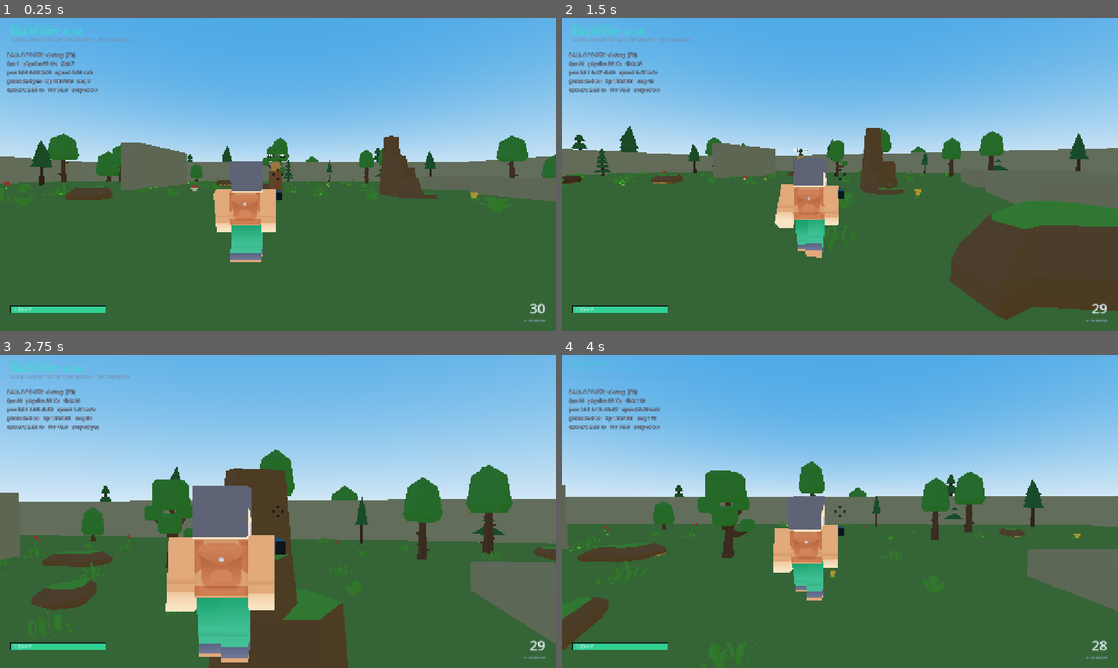
Above: before the commit, frames 1-4 (two rows, left to right).
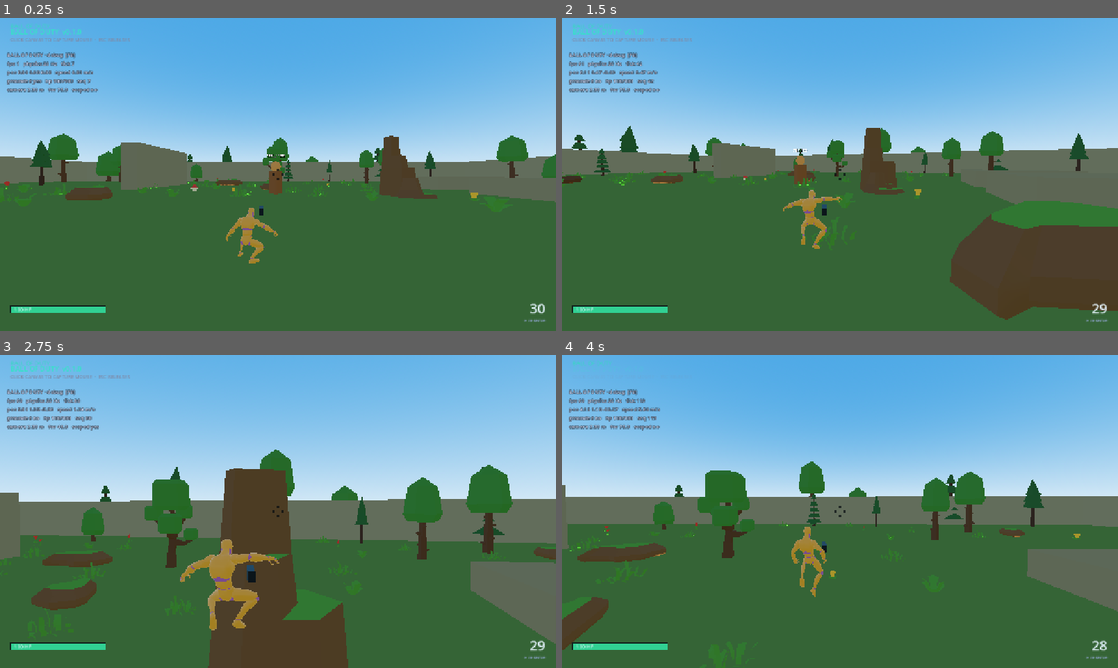
Above: after the commit, the same moments.

Repository: amirrezaalavi/ballofduty
Game: Godot game, scene res://scenes/main.tscn
Two runs of this game, one before a commit and one after it. Both use one fixed random seed, a clock stepped at 60 frames per second and the inputs below.
Inputs (mouse positions are in pixels of both pictures, inside the frame that each line leads up to):
- Up to frame 1 (0.25 s): no input
- Up to frame 2 (1.5 s): move the mouse to (962, 158) at 0.52 s; hold D (move_right) 0.53-1.28 s; hold Shift (sprint) 0.53-1.28 s; click (962, 158) at 0.67 s; tap Space (jump) at 0.77, 0.8, 1.07, 1.35 s; move the mouse to (812, 174) at 1.27 s; hold W (move_forward) from 1.28 s (still down)
- Up to frame 3 (2.75 s): keep holding W (move_forward); tap Space (jump) at 1.52, 1.82, 2.3 s; tap Shift (sprint) at 1.55 s; move the mouse to (289, 505) at 2.02 s; hold Right mouse button (aim) from 2.03 s (still down)
- Up to frame 4 (4 s): keep holding W (move_forward); move the mouse to (834, 517) at 2.77 s; release Right mouse button (aim) at 2.78 s; click (834, 517) at 2.85 s; tap Space (jump) at 3.02, 3.32, 3.77, 3.8 s; tap Shift (sprint) at 3.05 s; move the mouse to (878, 514) at 3.52 s; tap Tab (scoreboard) at 3.6 s

The runs differ from the first frame. In frame 1, 2.6% of the frame differs, in the area x 38-51%, y 45-79%; in frame 2, 2.4%; in frame 3, 7.9%, in the area x 29-52%, y 41-99%; in frame 4, 2.7%.

Commit message:
UAL mannequin avatar: pistol hold/aim, real walk/sprint/jump clips, hand-docked gun

Diff:
--- a/scenes/characters/player.tscn
+++ b/scenes/characters/player.tscn
@@ -6,7 +6,7 @@
 [ext_resource type="Script" path="res://scripts/components/input_handler.gd" id="4_input"]
 [ext_resource type="Script" path="res://scripts/player/camera_rig.gd" id="5_rig"]
 [ext_resource type="Script" path="res://scripts/components/health_component.gd" id="6_health"]
-[ext_resource type="PackedScene" path="res://assets/kenney_blocky/character-a.glb" id="7_character"]
+[ext_resource type="PackedScene" path="res://assets/quaternius_ual/animation_library.glb" id="7_character"]
 [ext_resource type="Script" path="res://scripts/player/character_visual.gd" id="8_visual"]
 [ext_resource type="Script" path="res://scripts/components/hurtbox_component.gd" id="9_hurtbox"]
 [ext_resource type="Resource" path="res://resources/weapons/rifle_stats.tres" id="10_weapon"]
@@ -31,7 +31,7 @@
 height = 0.1
 
 [sub_resource type="BoxMesh" id="Mesh_gun"]
-size = Vector3(0.07, 0.09, 0.45)
+size = Vector3(0.05, 0.07, 0.30)
 
 [sub_resource type="StandardMaterial3D" id="Mat_gun"]
 albedo_color = Color(0.09, 0.11, 0.15, 1)
@@ -71,7 +71,7 @@
 script = ExtResource("8_visual")
 
 [node name="Character" parent="Visual" instance=ExtResource("7_character")]
-transform = Transform3D(-0.408, 0, 0, 0, 0.408, 0, 0, 0, -0.408, 0, 0, 0)
+transform = Transform3D(-0.448, 0, 0, 0, 0.448, 0, 0, 0, -0.448, 0, 0, 0)
 
 [node name="BodyHurtbox" type="Area3D" parent="."]
 collision_layer = 8
@@ -106,7 +106,7 @@
 muzzle_path = NodePath("../Visual/GunMount/Muzzle")
 
 [node name="GunMount" type="Node3D" parent="Visual"]
-transform = Transform3D(1, 0, 0, 0, 1, 0, 0, 0, 1, 0.34, 0.70, -0.30)
+transform = Transform3D(1, 0, 0, 0, 1, 0, 0, 0, 1, 0.06, 0.56, -0.22)
 
 [node name="Gun" type="MeshInstance3D" parent="Visual/GunMount"]
 mesh = SubResource("Mesh_gun")
--- a/scripts/player/character_visual.gd
+++ b/scripts/player/character_visual.gd
@@ -1,38 +1,41 @@
 class_name CharacterVisual
 extends Node3D
-## Drives the blocky character's animation from replicated movement state.
+## Drives the Quaternius mannequin from replicated movement state.
 ## Purely presentational: no gameplay reads anything from here.
 ##
-## The Blocky pack has no jump/backwards clips, so those are synthesized:
-## backwards plays the walk cycle in reverse and never sprints; airborne uses
-## its own state with a procedural lean so it never reuses the ground pose 1:1.
+## The Standard library has forward locomotion only, so backwards still plays
+## the walk cycle reversed (and never sprints). Air uses the real jump clips:
+## Jump_Start on takeoff, Jump_Loop while airborne, Jump_Land on touchdown.
 
 @export var walk_threshold: float = 0.25
 @export var sprint_threshold: float = 6.4
-@export var skin_texture: Texture2D = preload("res://assets/kenney_blocky/Textures/texture-a.png")
 
 @onready var body: CharacterBody3D = get_parent() as CharacterBody3D
 @onready var animation_player: AnimationPlayer = find_child("AnimationPlayer", true, false) as AnimationPlayer
 @onready var character: Node3D = get_node_or_null("Character") as Node3D
 @onready var gun_mount: Node3D = get_node_or_null("GunMount") as Node3D
 
+const GUN_STILL := Vector3(0.06, 0.56, -0.22)
+const GUN_MOVE := Vector3(0.16, 0.52, -0.14)
+
 var _state: StringName = &""
 var _camera_rig: CameraRig
+var _was_airborne: bool = false
+var _landed_at_msec: int = 0
 
 
 func _ready() -> void:
-	_apply_skin()
 	_camera_rig = get_parent().get_node_or_null("CameraPivot") as CameraRig
 	if gun_mount:
 		gun_mount.rotation.y = 0.12
 	if animation_player == null:
 		push_warning("CharacterVisual: no AnimationPlayer found")
 		return
-	for loop_name: StringName in [&"idle", &"walk", &"sprint"]:
+	for loop_name: StringName in [&"Walk", &"Sprint", &"Jump", &"Pistol_Idle"]:
 		var animation := animation_player.get_animation(loop_name)
 		if animation:
 			animation.loop_mode = Animation.LOOP_LINEAR
-	_play(&"idle", 0.0)
+	_play(&"Pistol_Idle")
 
 
 func _process(_delta: float) -> void:
@@ -46,43 +49,80 @@
 	var backwards := local.z > 0.3
 	var airborne := not body.is_on_floor()
 
-	var next: StringName = &"idle"
+	var next: StringName = &"Idle"
 	if airborne:
-		next = &"air_move" if speed > walk_threshold else &"air_idle"
+		next = &"Jump"
+	elif _landing_pose_active():
+		next = &"Jump_Land"
 	elif speed < walk_threshold:
-		next = &"idle"
+		if _camera_rig != null and _camera_rig.is_scoped():
+			next = &"Pistol_Aim"
+		else:
+			next = &"Pistol_Idle"
 	elif backwards:
-		next = &"walk_back"
+		next = &"WalkBack"
 	elif speed > sprint_threshold:
-		next = &"sprint"
+		next = &"Sprint"
 	else:
-		next = &"walk"
+		next = &"Walk"
 
-	if next != _state:
+	if airborne and not _was_airborne:
+		# Takeoff: snap into the jump start, then the loop takes over.
+		animation_player.play(&"Jump_Start", 0.08)
+		_state = &"Jump"
+	elif next != _state:
 		match next:
-			&"walk_back", &"air_move":
-				animation_player.play(&"walk", 0.15)
-			&"air_idle":
-				animation_player.play(&"idle", 0.15)
+			&"WalkBack":
+				animation_player.play(&"Walk", 0.15)
+			&"Jump_Land":
+				animation_player.play(&"Jump_Land", 0.05)
+			&"Jump":
+				# Short hops may still be inside Jump_Start; only restart it if needed.
+				if animation_player.current_animation != &"Jump_Start":
+					animation_player.play(&"Jump", 0.1)
+			&"Pistol_Idle":
+				animation_player.play(&"Pistol_Idle", 0.15)
+			&"Pistol_Aim":
+				animation_player.play(&"Pistol_Aim_Neutral", 0.12)
 			_:
 				animation_player.play(next, 0.15)
 		_state = next
+	elif _state == &"Jump" and animation_player.current_animation == &"Jump_Start":
+		# Jump_Start finished while still airborne: hold the loop, not the last start frame.
+		var start_len := animation_player.get_animation(&"Jump_Start").length
+		if animation_player.current_animation_position >= start_len - 0.1:
+			animation_player.play(&"Jump", 0.1)
 
-	match next:
-		&"walk":
+	_update_speed_scale(next, speed)
+
+	if _was_airborne and not airborne:
+		_landed_at_msec = Time.get_ticks_msec()
+	_was_airborne = airborne
+
+	_update_air_lean(airborne)
+	_update_gun_pitch()
+	_update_gun_position(next, _delta)
+
+
+func _update_speed_scale(state: StringName, speed: float) -> void:
+	match state:
+		&"Walk":
 			animation_player.speed_scale = clampf(speed / 5.6, 0.6, 1.6)
-		&"walk_back":
+		&"WalkBack":
 			# Reverse the cycle so backwards steps read as backwards. No fast mode.
 			animation_player.speed_scale = -clampf(speed / 5.6, 0.6, 1.0)
-		&"sprint":
+		&"Sprint":
 			animation_player.speed_scale = clampf(speed / 7.56, 0.8, 1.3)
-		&"air_move":
-			animation_player.speed_scale = 1.1
+		&"Jump":
+			animation_player.speed_scale = 1.0
+		&"Pistol_Idle", &"Pistol_Aim", &"Jump_Land", &"Idle":
+			animation_player.speed_scale = 1.0
 		_:
 			animation_player.speed_scale = 1.0
 
-	_update_air_lean(airborne)
-	_update_gun_pitch()
+
+func _landing_pose_active() -> bool:
+	return Time.get_ticks_msec() - _landed_at_msec < 250
 
 
 func _update_air_lean(airborne: bool) -> void:
@@ -90,10 +130,19 @@
 		return
 	var target := 0.0
 	if airborne:
-		# Lean back while rising, tip forward while falling. Distinct from any
-		# grounded pose and proportional to vertical velocity.
-		target = clampf(-body.velocity.y * 0.03, -0.3, 0.35)
+		# Subtle lean on top of the real jump clip.
+		target = clampf(-body.velocity.y * 0.02, -0.2, 0.25)
 	character.rotation.x = lerpf(character.rotation.x, target, 0.18)
+
+
+func _update_gun_position(state: StringName, delta: float) -> void:
+	if gun_mount == null:
+		return
+	# Hands hold the gun up front when still; dock it at the shoulder on the move.
+	var target := GUN_STILL if state in [&"Pistol_Idle", &"Pistol_Aim"] else GUN_MOVE
+	var weight := clampf(delta * 10.0, 0.0, 1.0)
+	gun_mount.position = gun_mount.position.lerp(target, weight)
+	gun_mount.rotation.y = lerpf(gun_mount.rotation.y, 0.0 if target == GUN_STILL else 0.12, weight)
 
 
 func _update_gun_pitch() -> void:
@@ -104,19 +153,6 @@
 	gun_mount.rotation.x = _camera_rig.rotation.x
 
 
-func _apply_skin() -> void:
-	if skin_texture == null:
-		return
-	var skin := StandardMaterial3D.new()
-	skin.albedo_texture = skin_texture
-	skin.texture_filter = BaseMaterial3D.TEXTURE_FILTER_NEAREST
-	skin.shading_mode = BaseMaterial3D.SHADING_MODE_UNSHADED
-	for node in find_children("*", "MeshInstance3D", true, false):
-		if gun_mount != null and (node == gun_mount or gun_mount.is_ancestor_of(node)):
-			continue
-		(node as MeshInstance3D).material_override = skin
-
-
-func _play(state: StringName, blend: float) -> void:
+func _play(state: StringName) -> void:
 	_state = state
-	animation_player.play(state, blend)
+	animation_player.play(state, 0.0)
--- a/tests/headless/smoke_test.gd
+++ b/tests/headless/smoke_test.gd
@@ -122,10 +122,10 @@
 		if character:
 			var animation_player := character.find_child("AnimationPlayer", true, false) as AnimationPlayer
 			_check(animation_player != null, "character has an AnimationPlayer")
+			_check(character.find_child("Skeleton3D", true, false) is Skeleton3D, "character is a skinned rig")
 			if animation_player:
-				_check(animation_player.has_animation(&"idle"), "character has idle animation")
-				_check(animation_player.has_animation(&"walk"), "character has walk animation")
-				_check(animation_player.has_animation(&"sprint"), "character has sprint animation")
+				for clip: StringName in [&"Idle", &"Pistol_Idle", &"Pistol_Aim_Neutral", &"Walk", &"Sprint", &"Jump", &"Jump_Start", &"Jump_Land"]:
+					_check(animation_player.has_animation(clip), "character has %s clip" % clip)
 
 		var locomotion := player.get_node_or_null("LocomotionComponent") as LocomotionComponent
 		_check(locomotion != null and locomotion.stats != null, "locomotion component has PlayerStats")
Not shown, added: assets/quaternius_ual/License.txt
Binary file added: assets/quaternius_ual/animation_library.glb
Not shown, added: assets/quaternius_ual/animation_library.glb.import
Binary file changed: docs/checkpoints/cp3-combat-hud.png
Not shown, changed: assets/CREDITS.md
Not shown, changed: docs/BACKLOG.md
